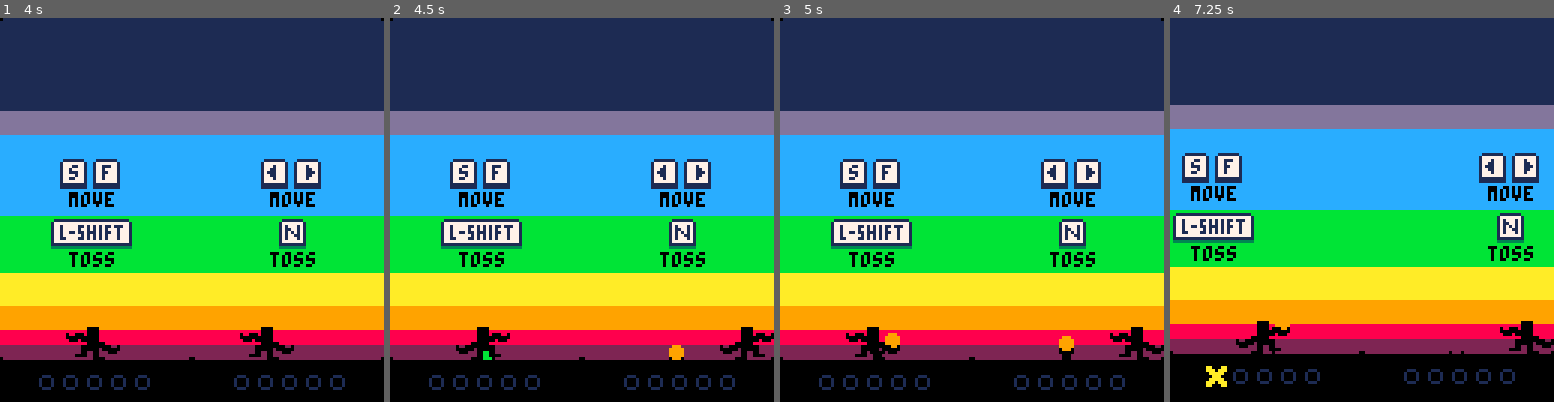
Above: before the commit, frames 1-4 (left to right).
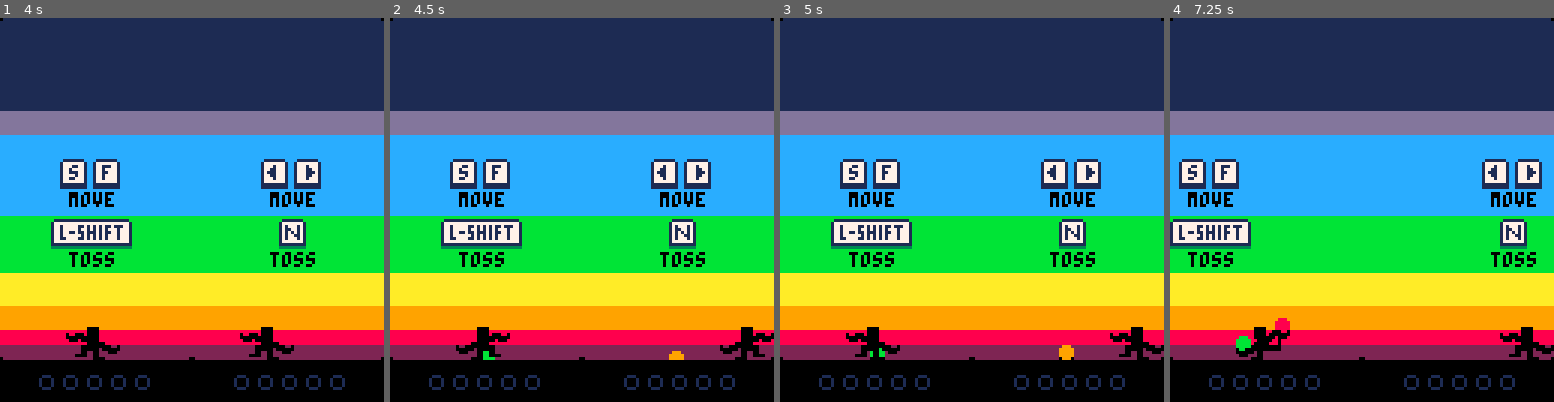
Above: after the commit, the same moments.

Repository: aylanonsense/juggle-panic
Game: PICO-8 cartridge cart.p8
Two runs of this game, one before a commit and one after it. Both use one fixed random seed, a clock stepped at 60 frames per second and the inputs below.
Inputs:
- Up to frame 1 (4 s): tap X (X key) at 0.33, 1.07, 1.85, 2.97 s; tap O (Z key) at 0.7, 1.7, 2.1, 2.5, 2.9, 3.3, 3.7 s; hold Right 1.6-2.1 s; hold Up 2.15-2.42 s; hold Right 2.47-3.03 s; hold Left 3.08-3.58 s; hold Down 3.63-3.97 s
- Up to frame 2 (4.5 s): hold Right from 4.02 s (still down); tap X (X key) at 4.08 s; tap O (Z key) at 4.1 s
- Up to frame 3 (5 s): tap O (Z key) at 4.5, 4.9 s; release Right at 4.68 s; hold Up from 4.73 s (still down)
- Up to frame 4 (7.25 s): release Up at 5.03 s; hold Left 5.08-5.68 s; tap X (X key) at 5.2, 6.32 s; tap O (Z key) every 0.4 s from 5.3 to 6.9 s; hold Down 5.73-6.03 s; hold Right 6.08-6.58 s; hold Right 6.63-7.13 s; hold Up from 7.18 s (still down)

Frame 1 is identical in both runs. In frame 2, less than 0.1% of the frame differs, in the area x 26-77%, y 85-90%; in frame 3, 0.4%; in frame 4, 19%, in the area x 0-100%, y 0-97%.

Commit message:
Spawning balls when out, and when nothing is happening on screen

Diff:
--- a/cart.p8
+++ b/cart.p8
@@ -13,15 +13,9 @@
 	picking up a ball when you throw a ball doesn't make the ball look offset
 
 rule changes
-	spawn 2 balls
 	after each throw, all balls get faster
 		speed increases after throws, specifically
-	if all the balls are being held on one side of the screen, spawn a ball on the opposite side
-		reset when a ball is thrown across the middle
-		reset when a ball hits the ground
-		it is just as fast
-	if all balls drop, spawn two new balls
-		reset the speed meter
+	reset the speed meter when there are no balls
 	add a speed meter
 	make the speed and arc better (higher arc, speed makes more sense)
 	hitbox feels solid
@@ -39,7 +33,9 @@
 local ball_speed
 local end_transition_frames
 local screen_shake_frames
-local freeze_frames=0
+local freeze_frames
+local frames_since_activity
+local next_player_spawn
 
 local buttons
 local button_presses
@@ -114,10 +110,52 @@
 	end
 	-- gameplay code
 	if is_playing_game then
+		frames_since_activity=increment_counter(frames_since_activity)
+		if scene_frame>150 and end_transition_frames<=0 then
+			-- spawn balls if there are none
+			if #balls<=0 then
+				if ball_spawners[1].anim=="fall" then
+					ball_spawners[1].frames_to_spawn=1
+				end
+				if ball_spawners[2].anim=="fall" then
+					ball_spawners[2].frames_to_spawn=1
+				end
+				frames_since_activity=0
+			-- spawn balls if no plays are happening
+			elseif frames_since_activity>160 then
+				local num_left_balls=0
+				local num_right_balls=0
+				local ball
+				for ball in all(balls) do
+					if ball.x<64 then
+						num_left_balls+=1
+					else
+						num_right_balls+=1
+					end
+				end
+				if num_left_balls==num_right_balls then
+					if ball_spawners[next_player_spawn].anim=="fall" then
+						ball_spawners[next_player_spawn].frames_to_spawn=1
+						frames_since_activity=0
+					end
+					next_player_spawn=3-next_player_spawn
+				elseif num_left_balls<num_right_balls then
+					if ball_spawners[1].anim=="fall" then
+						ball_spawners[1].frames_to_spawn=1
+						frames_since_activity=0
+					end
+				else
+					if ball_spawners[2].anim=="fall" then
+						ball_spawners[2].frames_to_spawn=1
+						frames_since_activity=0
+					end
+				end
+			end
+		end
 		-- ending code
 		if end_transition_frames>0 then
 			end_transition_frames-=1
-			if end_transition_frames>145 or end_transition_frames==mid(115,end_transition_frames,125) or end_transition_frames==mid(100,end_transition_frames,105) then
+			if end_transition_frames>150 or end_transition_frames==mid(120,end_transition_frames,130) or end_transition_frames==mid(105,end_transition_frames,110) then
 				for p=1,2 do
 					local options
 					local text
@@ -439,10 +477,14 @@
 end
 
 function update_ball(self)
+	local x=self.x
 	if not self.held_by then
 		self.vy+=0.15*self.ball_speed*self.ball_speed
 		self.x+=self.vx
 		self.y+=self.vy
+		if (self.x<64)!=(x<64) then
+			frames_since_activity=0
+		end
 	end
 	if self.y>115 then
 		del(balls,self)
@@ -536,15 +578,14 @@
 			player[hand]=ball
 			player.most_recent_catch_hand=hand
 			self.anim="fall"
-			self.frames_to_spawn=300
 		end
 	end
 	-- animate in an out of the ground
 	if self.anim=="fall" then
-		self.y=mid(113,self.y+0.05,120)
+		self.y=mid(113,self.y+0.15,120)
 	end
 	if self.anim=="rise" then
-		self.y=mid(113,self.y-0.25,120)
+		self.y=mid(113,self.y-0.15,120)
 	end
 end
 
@@ -554,10 +595,6 @@
 	palt(8,self.anim=="fall")
 	spr(2,self.x-3.5,self.y-6.5)
 	rectfill(self.x-1.5,114.5,self.x+2.5,117.5,0)
-end
-
-function set_spawn_frames(self,frames_to_spawn)
-	self.frames_to_spawn=frames_to_spawn
 end
 
 
@@ -592,6 +629,8 @@
 	scene_frame=0
 	camera_vy=0
 	ball_speed=0.5
+	frames_since_activity=-100
+	next_player_spawn=1
 
 	-- reset the entities
 	players={}
@@ -608,7 +647,7 @@
 end
 
 function end_game()
-	end_transition_frames=180
+	end_transition_frames=190
 	camera_vy=0
 	balls={}
 	ball_spawners={}
